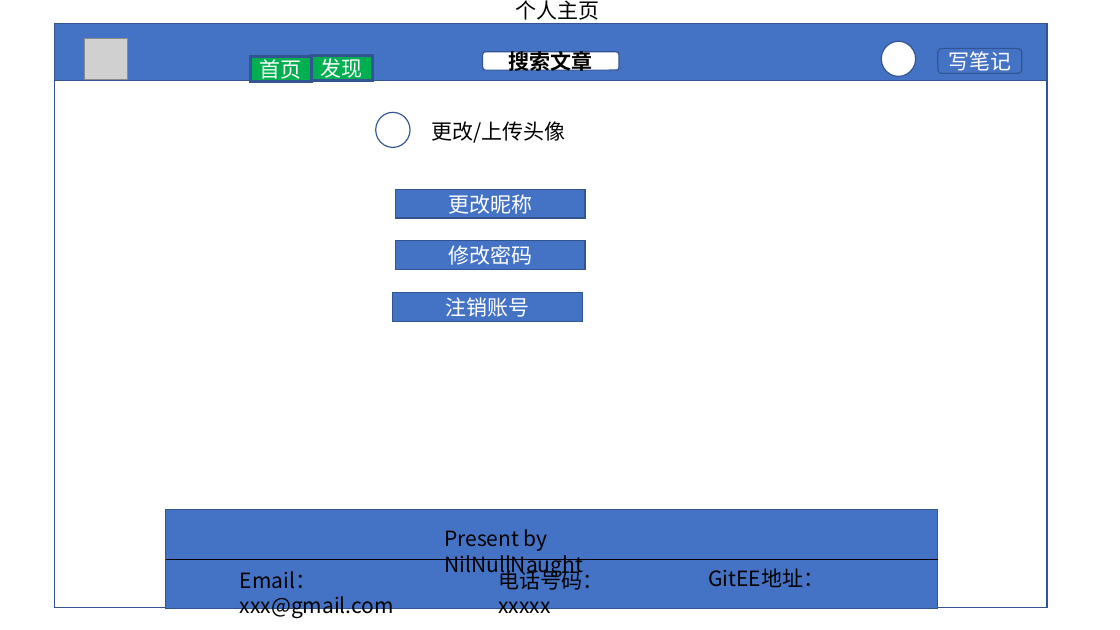
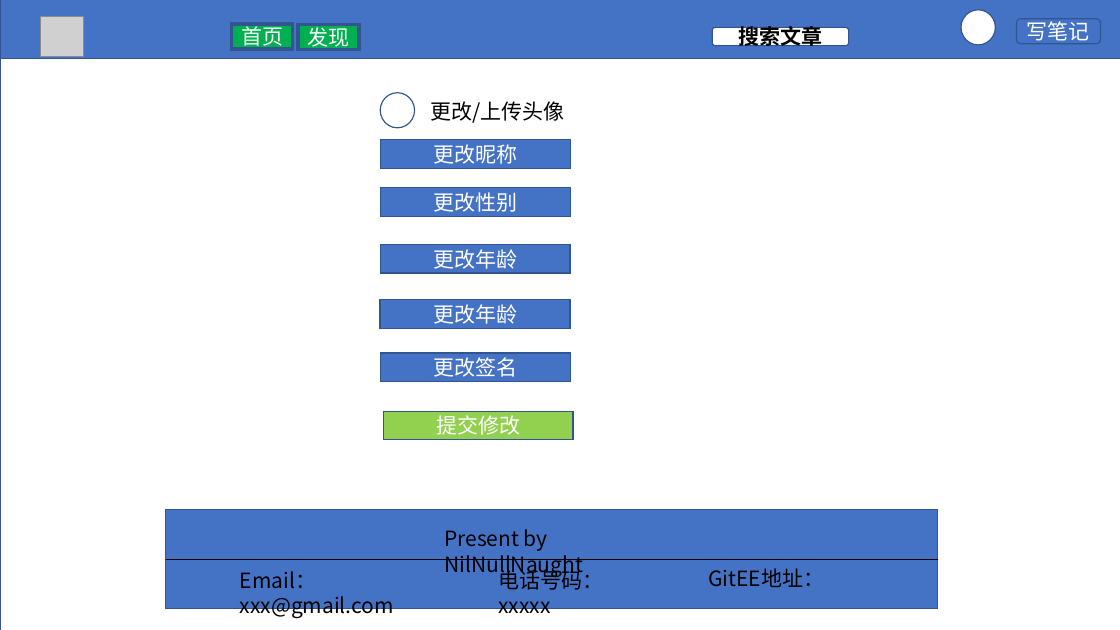
Before and after one commit to NilNullNaught/Project-NNNnote, a slide deck: slide 7 of document/页面设计.pptx. Drawn at 1120x630 pixels with LibreOffice and Linux fonts; fonts in the diff are those of the drawing; grey boxes stand for pictures. Boxes give left, top, right and bottom in pixels: in the first picture for what was removed or moved away, otherwise in the second. Text is boxed around its words. In the diff, an @@ line names an element or a change of style, - is before the commit and + after.

```diff
--- a/document/页面设计.pptx
+++ b/document/页面设计.pptx
@@ rectangle: place and size @@
-rectangle at box(55, 26, 1047, 607)
+rectangle at box(0, 1, 1120, 630)
@@ rectangle: place and size @@
-rectangle at box(55, 24, 1047, 81)
+rectangle at box(0, 0, 1120, 59)
@@ picture: place and size @@
-picture at box(84, 39, 128, 79)
+picture at box(40, 16, 84, 56)
@@ rectangle "首页": place and size @@
-rectangle "首页" at box(250, 56, 312, 82)
+rectangle "首页" at box(232, 24, 293, 49)
@@ rectangle "发现": place and size @@
-rectangle "发现" at box(312, 55, 373, 81)
+rectangle "发现" at box(298, 24, 360, 50)
@@ text removed at box(516, 0, 600, 20) @@
-个人主页
@@ rounded rectangle "搜索文章": place and size @@
-rounded rectangle "搜索文章" at box(483, 52, 619, 71)
+rounded rectangle "搜索文章" at box(712, 28, 849, 46)
@@ ellipse: place and size @@
-ellipse at box(881, 41, 916, 76)
+ellipse at box(961, 10, 996, 45)
@@ rounded rectangle "写笔记": place and size @@
-rounded rectangle "写笔记" at box(939, 49, 1023, 74)
+rounded rectangle "写笔记" at box(1017, 18, 1101, 44)
@@ ellipse: place and size @@
-ellipse at box(376, 113, 410, 148)
+ellipse at box(381, 92, 415, 128)
@@ text "更改/上传头像": place and size @@
-text "更改/上传头像" at box(432, 121, 566, 143)
+text "更改/上传头像" at box(430, 101, 564, 123)
@@ rectangle "更改昵称": place and size @@
-rectangle "更改昵称" at box(395, 189, 585, 218)
+rectangle "更改昵称" at box(381, 139, 571, 168)
@@ rectangle added at box(381, 188, 571, 217), fill #4472C4, outline #325491 1 pt, 18 pt, text #FFFFFF @@
+更改性别
@@ rectangle "更改年龄": place and size @@
-rectangle "更改年龄" at box(395, 241, 585, 270)
+rectangle "更改年龄" at box(381, 245, 570, 273)
@@ text in rectangle at box(433, 249, 517, 269): text changed @@
-修改密码
+更改年龄
@@ rectangle added at box(380, 300, 570, 329), fill #4472C4, outline #325491 1 pt, 18 pt, text #FFFFFF @@
+更改年龄
@@ rectangle added at box(381, 353, 571, 381), fill #4472C4, outline #325491 1 pt, 18 pt, text #FFFFFF @@
+更改签名
@@ rectangle "提交修改": place and size @@
-rectangle "提交修改" at box(393, 292, 583, 321)
+rectangle "提交修改" at box(383, 411, 573, 439)
@@ rectangle "提交修改" at box(383, 411, 573, 439): fill #4472C4 to #92D050 @@
@@ text in rectangle at box(436, 415, 520, 435): text changed @@
-注销账号
+提交修改
```
Also in this commit, not shown: 1 slide added, 40 other files.
